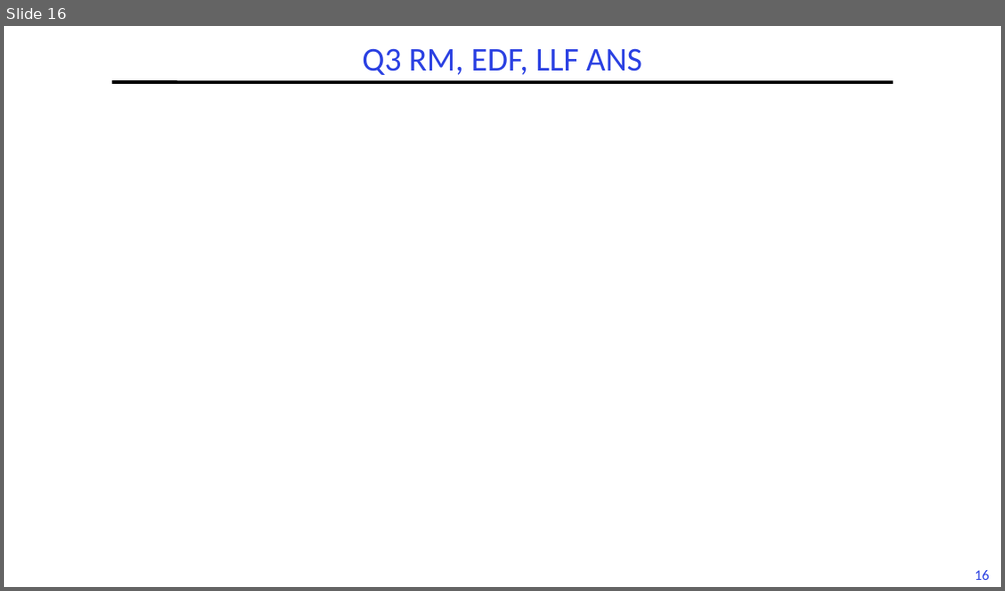
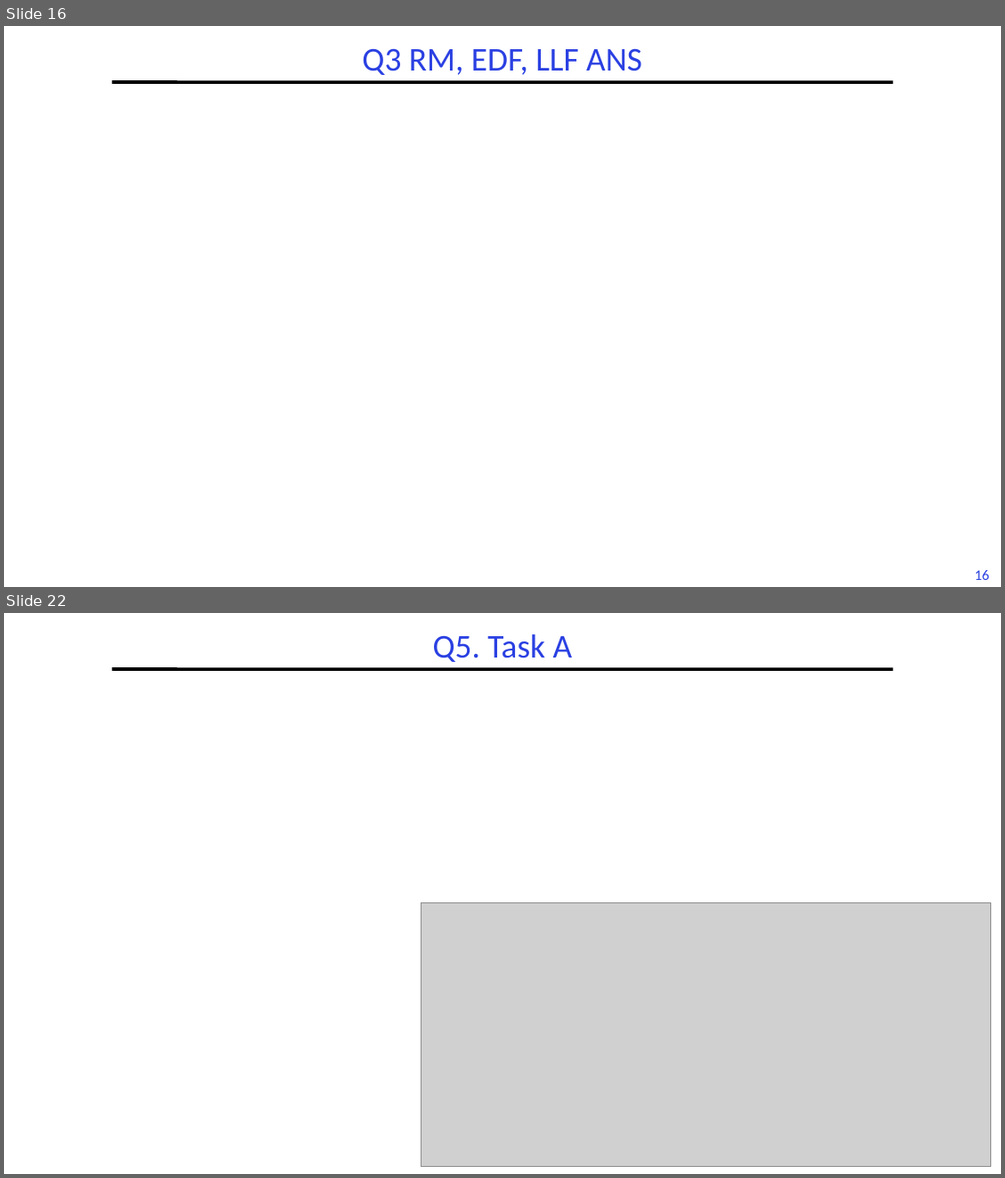
Before and after one commit to guhofstra/CSC256Fa25, a slide deck: PPTs/L6-Exercises ANS.pptx. Shown one above the other, each under a label of ours: slide 16 before the commit, slides 16 and 22 after it; the slides between them are not shown. The pictures are 1005x591 and 1005x1178 pixels, drawn with LibreOffice and Linux fonts; fonts in the diff are those of the drawing; grey boxes stand for pictures. Boxes give left, top, right and bottom in pixels: in the first picture for what was removed or moved away, otherwise in the second. Text is boxed around its words. In the diff, an @@ line names an element or a change of style, - is before the commit and + after.

```diff
--- a/PPTs/L6-Exercises ANS.pptx
+++ b/PPTs/L6-Exercises ANS.pptx
@@ slide 22 added at [4, 613, 1001, 1174], background #FFFFFF; not listed: 2 template elements that a slide beside it also shows @@
@@ title added at [433, 634, 573, 662], 32 pt, text #2A40E2 @@
+Q5. Task A
@@ picture added at [421, 903, 992, 1167] @@
```
Also in this commit, not shown: 12 other slides added, 3 other files.
